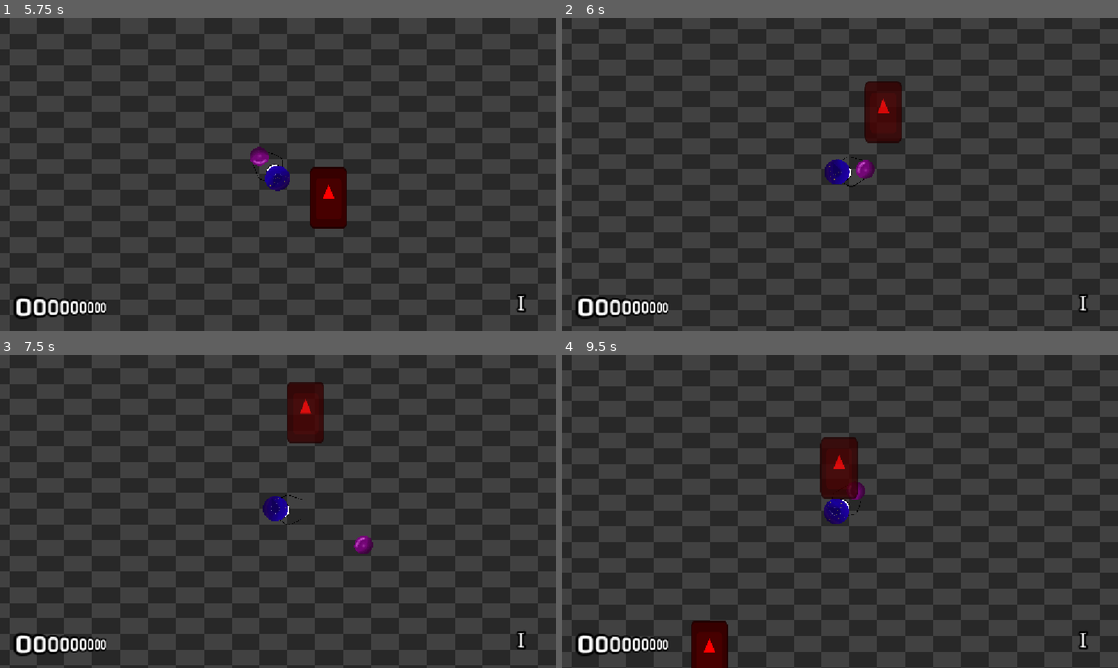
Above: before the commit, frames 1-4 (two rows, left to right).
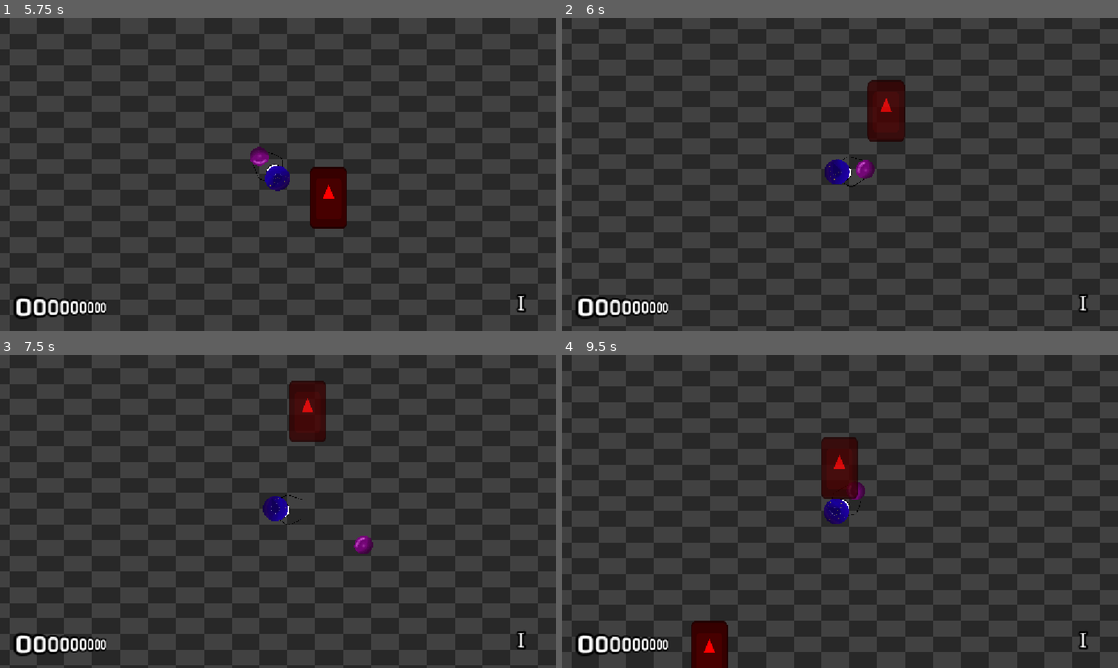
Above: after the commit, the same moments.

Repository: neilavesterinen/Haven-Bounce-Back-Shooter
Game: Godot game, scene res://Scenes/mainmenu/mainmenu.tscn
Same seed, same stepped clock (60 frames per second), same inputs: the game is played once before the commit and once after it. The engine's default icon, where the game draws it, is replaced by a stand-in: a white triangle on a blue panel in a dark square. Sound files missing from this copy of the repository are replaced by a short silence.
Inputs (mouse positions are in pixels of both pictures, inside the frame that each line leads up to):
- Up to frame 1 (5.75 s): click "Play" at 0.5 s; tap Enter at 1.25, 2.85 s; move the mouse to (400, 158) at 1.27 s; hold Right (ui_right) 1.28-2 s; click (400, 158) at 1.35 s; drag from (166, 190) to (250, 237) at 2.02 s; move the mouse to (333, 105) at 2.77 s; hold Right (ui_right) 2.78-3.5 s; drag from (250, 237) to (111, 127) at 3.52 s; move the mouse to (444, 221) at 4.27 s; hold Left (ui_left) 4.28-5 s; click (444, 221) at 4.35 s; drag from (111, 127) to (194, 96) at 5.02 s
- Up to frame 2 (6 s): move the mouse to (867, 174) at 5.77 s; hold Down (ui_down) from 5.78 s (still down); tap Enter at 5.85 s; click (867, 174) at 5.92 s
- Up to frame 3 (7.5 s): release Down (ui_down) at 6.5 s; drag from (194, 433) to (166, 527) at 6.52 s; move the mouse to (400, 495) at 7.27 s; hold Up (ui_up) from 7.28 s (still down); click (400, 495) at 7.35 s
- Up to frame 4 (9.5 s): release Up (ui_up) at 8 s; drag from (728, 527) to (812, 574) at 8.02 s; move the mouse to (895, 442) at 8.77 s; hold Down (ui_down) from 8.78 s (still down); tap Enter at 8.85 s

Frame 1 is identical in both runs. In frame 2, 0.3% of the frame differs, in the area x 54-62%, y 19-40%; in frame 3, 0.2%; in frame 4, 4.4%, in the area x 0-100%, y 4-100%.

Commit message:
Added max bounces and range to orb

Diff:
--- a/player/orb.gd
+++ b/player/orb.gd
@@ -13,7 +13,11 @@
 
 var speed_increase_time := 0.0
 
-var bounces := 2
+@export var MAX_BOUNCES := 2
+
+var bounces := MAX_BOUNCES
+
+@export var RANGE := 100
 
 
 func _process(delta: float) -> void:
@@ -76,16 +80,12 @@
 			if player:
 				apply_impulse(global_position.direction_to(player.global_position) * 200)
 		else:
-			var closest_distance:float
+			var closest_distance:float = RANGE
 			var closest_enemy:Node2D
 			for enemy:Node2D in enemies:
 				if enemy != body:
-					if !closest_distance:
-						closest_distance = global_position.distance_to(enemy.global_position)
-						closest_enemy = enemy
-					elif global_position.distance_to(enemy.global_position) < closest_distance:
-						closest_distance = global_position.distance_to(enemy.global_position)
-						closest_enemy = enemy
+					closest_distance = global_position.distance_to(enemy.global_position)
+					closest_enemy = enemy
 			if closest_enemy:
 				linear_velocity /= 2
 				target_node = closest_enemy
